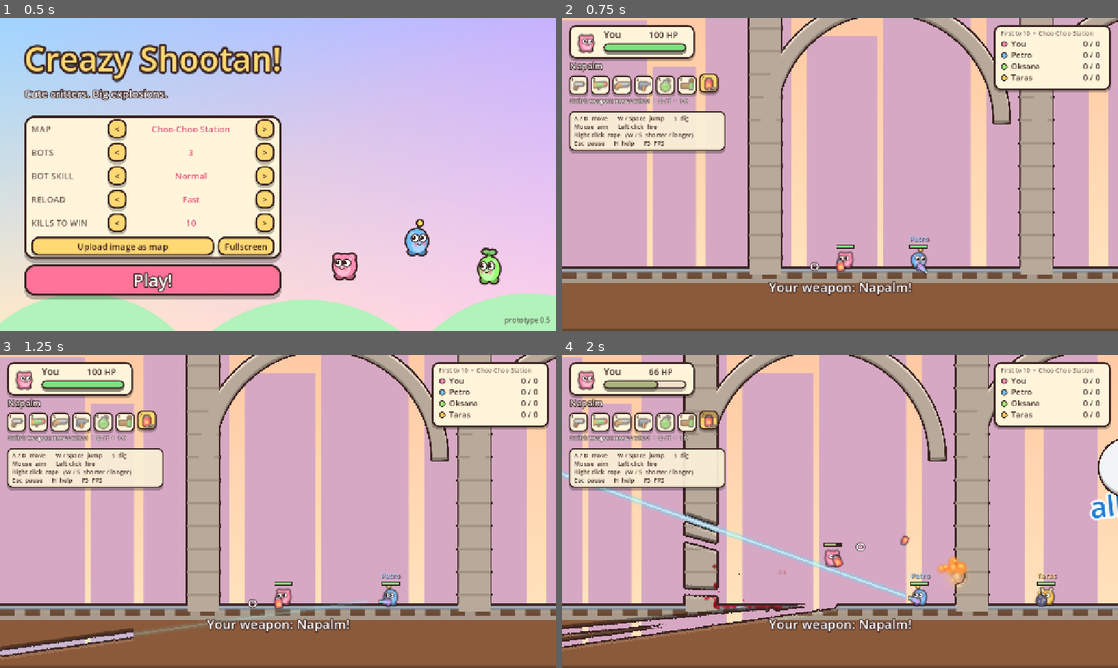
Above: before the commit, frames 1-4 (two rows, left to right).
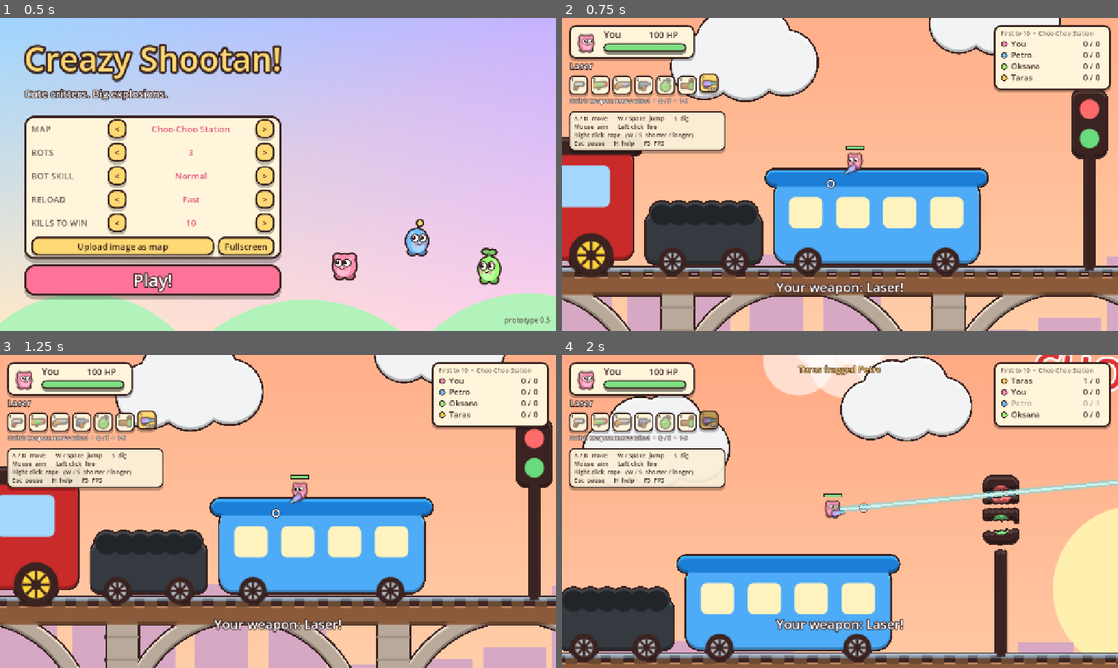
Above: after the commit, the same moments.

Repository: randomizer2223/creazy-shootan
Game: Godot game, scene res://scenes/main.tscn
Same seed, same stepped clock (60 frames per second), same inputs: the game is played once before the commit and once after it.
Inputs (mouse positions are in pixels of both pictures, inside the frame that each line leads up to):
- Up to frame 1 (0.5 s): no input
- Up to frame 2 (0.75 s): click "Play!" at 0.5 s
- Up to frame 3 (1.25 s): no input
- Up to frame 4 (2 s): tap Enter at 1.25 s; move the mouse to (962, 495) at 1.27 s; hold D from 1.28 s (still down); hold J from 1.28 s (still down); click (962, 495) at 1.42 s; tap Space at 1.52 s

Frame 1 is identical in both runs. In frame 2, 84% of the frame differs, in the area x 0-100%, y 0-100%; in frame 3, 86%; in frame 4, 87%.

Commit message:
Bring back the live bot battle behind the menu, built after the menu appears
- Menu shows instantly with the drawn background; half a second later the
  battle map is built and replaces it (no sound from the background battle)
- Changing the map in the menu rebuilds the background battle
- Safe if Play is pressed while the background map is still being built

Co-Authored-By: Claude Opus 5.5 <noreply@anthropic.com>
Claude-Session: https://claude.ai/code/session_011rcnJMttnsU6gd1aM4jscy

Diff:
--- a/scripts/game.gd
+++ b/scripts/game.gd
@@ -2,6 +2,8 @@
 ## One match: map, worms, projectiles, weapon pickups, effects, camera.
 
 signal exit_to_menu
+signal map_ready
+var is_map_ready := false
 
 const BOT_NAMES := ["Petro", "Oksana", "Taras", "Myroslava", "Bohdan", "Yaryna", "Ostap", "Solomiia"]
 const COLORS := [
@@ -128,6 +130,8 @@
 		_make_worm(i + 1, BOT_NAMES[i % BOT_NAMES.size()], COLORS[(i + 1) % COLORS.size()], true)
 	cam.position = player.pos
 	_announce_weapon(player)
+	is_map_ready = true
+	map_ready.emit()
 
 
 func sfx(snd: String, vol := 0.0, pitch := 1.0, pos := Vector2.INF) -> void:
--- a/scripts/main.gd
+++ b/scripts/main.gd
@@ -48,10 +48,12 @@
 	layer.add_child(menu)
 	menu.start_pressed.connect(start_game)
 	menu.map_changed.connect(_on_map_changed)
-	# no live battle behind the menu any more: it cost several seconds of map
-	# building and shader compiling before the menu could be used
 	await get_tree().process_frame
 	print("[boot] menu visible at %d ms" % Time.get_ticks_msec())
+	# the live bot battle is built only after the menu is already on screen
+	await get_tree().create_timer(0.5).timeout
+	if menu != null and demo == null:
+		_start_demo()
 
 
 var demo: Node2D
@@ -65,16 +67,23 @@
 		demo = null
 	var keep := Cfg.bot_count
 	Cfg.bot_count = 4
-	demo = preload("res://scripts/game.gd").new()
-	demo.demo = true
-	add_child(demo)
-	move_child(demo, 0)
-	demo.start()
+	var d: Node2D = preload("res://scripts/game.gd").new()
+	demo = d
+	d.demo = true
+	add_child(d)
+	move_child(d, 0)
+	if menu:
+		menu.set_live(false)
+	d.start()
 	Cfg.bot_count = keep
+	if not d.is_map_ready:
+		await d.map_ready
+	if is_instance_valid(d) and d == demo and menu != null:
+		menu.set_live(true)
+		print("[boot] live menu battle ready at %d ms" % Time.get_ticks_msec())
 
 
 func _on_map_changed() -> void:
-	return
 	_demo_gen += 1
 	var my := _demo_gen
 	await get_tree().create_timer(0.35).timeout
--- a/scripts/map_art.gd
+++ b/scripts/map_art.gd
@@ -30,6 +30,8 @@
 	var bg_vp := _viewport(host, id, 1)
 	await RenderingServer.frame_post_draw
 	await RenderingServer.frame_post_draw
+	if not is_instance_valid(fg_vp) or not is_instance_valid(bg_vp):
+		return {}  # the owner was closed while we waited
 	var fg := fg_vp.get_texture().get_image()
 	var bg := bg_vp.get_texture().get_image()
 	fg_vp.queue_free()
--- a/scripts/menu.gd
+++ b/scripts/menu.gd
@@ -267,8 +267,21 @@
 ]
 
 
+var _live := false
+
+
+## true when the live bot battle is running behind the menu
+func set_live(on: bool) -> void:
+	_live = on
+	if _bg:
+		_bg.queue_redraw()
+
+
 func _draw_bg(c: Control) -> void:
 	var s := c.size
+	if _live:
+		c.draw_rect(Rect2(Vector2.ZERO, s), Color(0.1, 0.05, 0.12, 0.25))
+		return
 	c.draw_polygon(PackedVector2Array([Vector2.ZERO, Vector2(s.x, 0), s, Vector2(0, s.y)]),
 		PackedColorArray([Color("9fd4ff"), Color("c6b2ff"), Color("ffd0ea"), Color("ffe9c9")]))
 	for h in [[0.15, 0.95, 0.42], [0.55, 1.05, 0.5], [0.95, 0.98, 0.45]]:
Not shown, changed: play/engine-gz.wasm
Not shown, changed: play/pck-data.wasm
